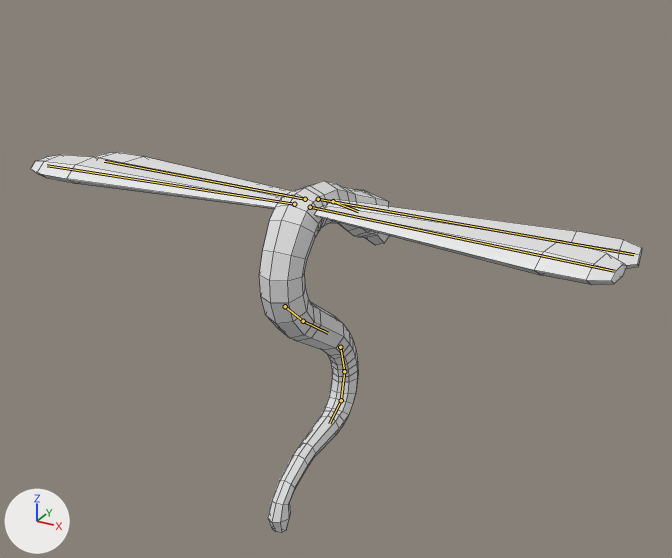
The Blender file Blends/DragonFlyCilindro.blend: old version first, new version second.
Both versions are drawn from a 50 mm lens placed at (5.76, -9.77, 9.44), pointed at (0.08, 0.56, 4.27). The lights are fixed; the arrows at lower left show +X, +Y and +Z. The bones that change are drawn over the model as lines. Mesh edges are drawn as thin lines.

Objects in the first picture: 'Body'.
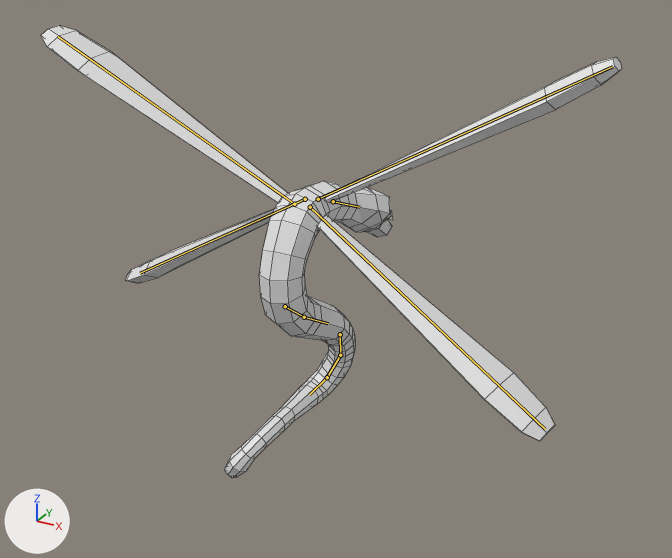
The newer file adds an action. The first version stands in its rest pose; the second is drawn at frame 10 of the action 'Untitled'.

Boxes (x1, y1, x2, y2) around the edits, measured in the pictures (672 x 558 px):
'Body', posed (19% taller): before (31, 152, 642, 532); after (41, 26, 622, 478)
bone 'Bone.009', root to tip: before (285, 306) to (303, 321); after (285, 306) to (304, 317)
bone 'Bone.008', root to tip: before (303, 321) to (328, 333); after (304, 317) to (328, 323)
bone 'Bone.006', root to tip: before (340, 347) to (344, 371); after (340, 334) to (340, 355)
bone 'Bone.005', root to tip: before (344, 371) to (341, 400); after (340, 355) to (327, 377)
bone 'Bone.004', root to tip: before (341, 400) to (329, 423); after (327, 377) to (309, 394)
bone 'Bone.014', root to tip: before (333, 201) to (358, 211); after (333, 201) to (359, 207)
bone 'LeftWing1', root to tip: before (318, 199) to (634, 254); after (318, 199) to (612, 66)
bone 'LeftWing2', root to tip: before (310, 207) to (614, 271); after (310, 207) to (545, 429)
bone 'RightWing2', root to tip: before (294, 204) to (47, 165); after (294, 204) to (58, 36)
bone 'RightWing1', root to tip: before (305, 199) to (104, 161); after (305, 199) to (140, 273)

The edits, one by one:
Bone 'Bone.009' (bone_bone_009) turns from (0, 0, 0) to (-5, 0, 0) degrees about its own x, y and z.
Bone 'Bone.008' (bone_bone_008) turns from (0, 0, 0) to (0, 4, -3) degrees about its own x, y and z.
Bone 'Bone.006' (bone_bone_006) turns from (0, 0, 0) to (0, 2, -6) degrees about its own x, y and z.
Bone 'Bone.005' (bone_bone_005) turns from (0, 0, 0) to (0, -2, 14) degrees about its own x, y and z.
Bone 'Bone.004' (bone_bone_004) turns from (0, 0, 0) to (-14, -7, 5) degrees about its own x, y and z.
Bone 'Bone.014' (bone_bone_014) turns from (0, 0, 0) to (4, 0, 0) degrees about its own x, y and z.
Bone 'LeftWing1' (bone_leftwing1) turns from (0, 0, 0) to (-1, -4, 32) degrees about its own x, y and z.
Bone 'LeftWing2' (bone_leftwing2) turns from (0, 0, 0) to (1, -3, -32) degrees about its own x, y and z.
Bone 'RightWing2' (bone_rightwing2) turns from (0, 0, 0) to (1, -3, -29) degrees about its own x, y and z.
Bone 'RightWing1' (bone_rightwing1) turns from (0, 0, 0) to (-1, -3, 27) degrees about its own x, y and z.
